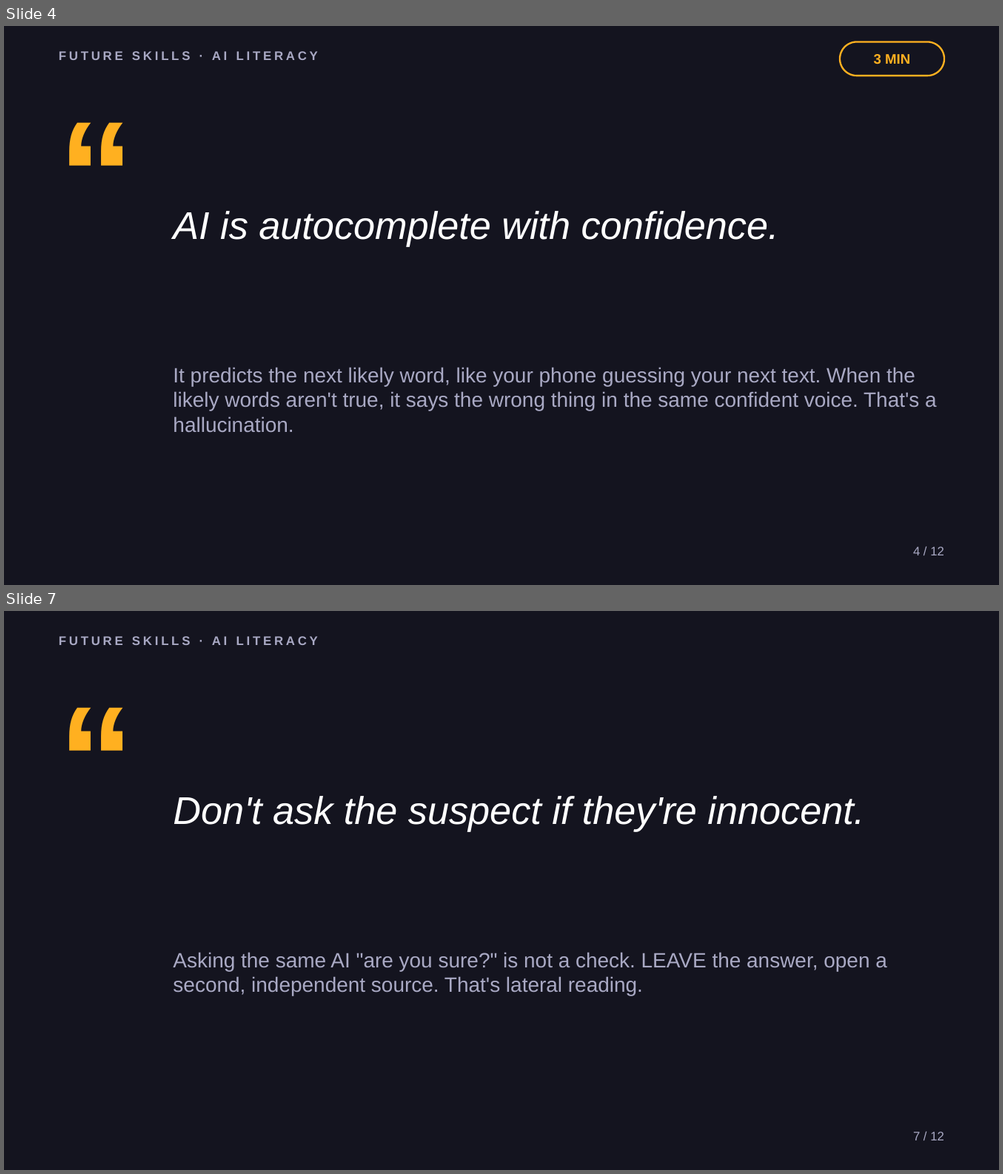
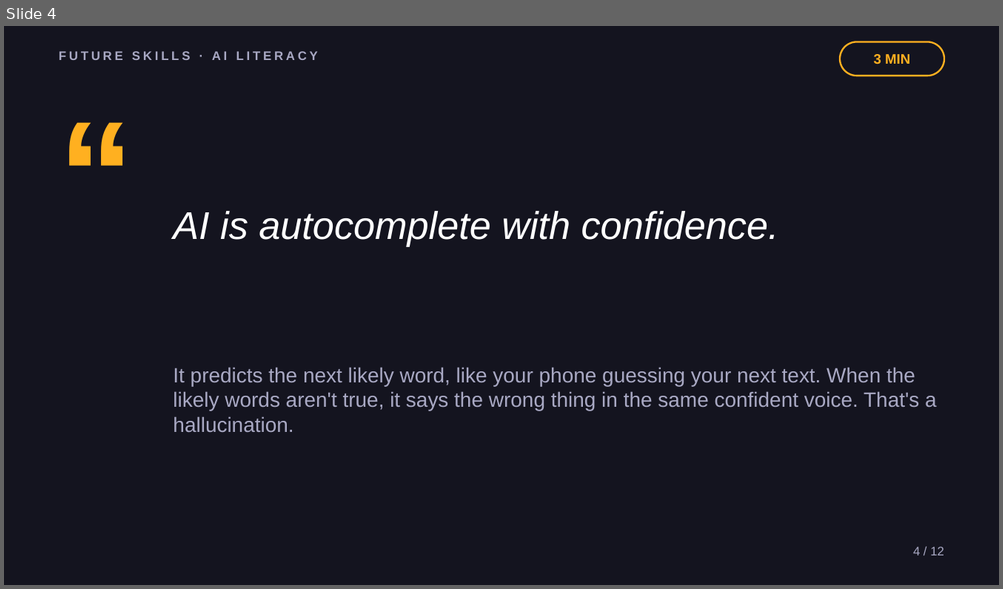
Before and after one commit to phiunit/tptphi, a slide deck: products/ai-fact-check-lab/dist/Hallucination Hunters - Slides.pptx. Shown one above the other, each under a label of ours: slides 4 and 7 before the commit, slide 4 after it; the slides between them are not shown. The pictures are 1003x1174 and 1003x589 pixels, drawn with LibreOffice and Linux fonts; fonts in the diff are those of the drawing. Boxes give left, top, right and bottom in pixels: in the first picture for what was removed or moved away, otherwise in the second. Text is boxed around its words. In the diff, an @@ line names an element or a change of style, - is before the commit and + after.

```diff
--- a/products/ai-fact-check-lab/dist/Hallucination Hunters - Slides.pptx
+++ b/products/ai-fact-check-lab/dist/Hallucination Hunters - Slides.pptx
@@ slide 7 removed at [4, 611, 999, 1170], background #14141F @@
@@ text removed at [59, 636, 318, 645] @@
-FUTURE SKILLS · AI LITERACY
@@ text removed at [59, 661, 168, 880] @@
-“
@@ text removed at [173, 796, 864, 832] @@
-Don't ask the suspect if they're innocent.
@@ text removed at [173, 952, 887, 996] @@
-Asking the same AI "are you sure?" is not a check. LEAVE the answer, open a second, independent source. That's lateral reading.
@@ text removed at [913, 1132, 944, 1141] @@
-7 / 12
```
Also in this commit, not shown: 10 slides changed, 1 slide added, 34 other files.
